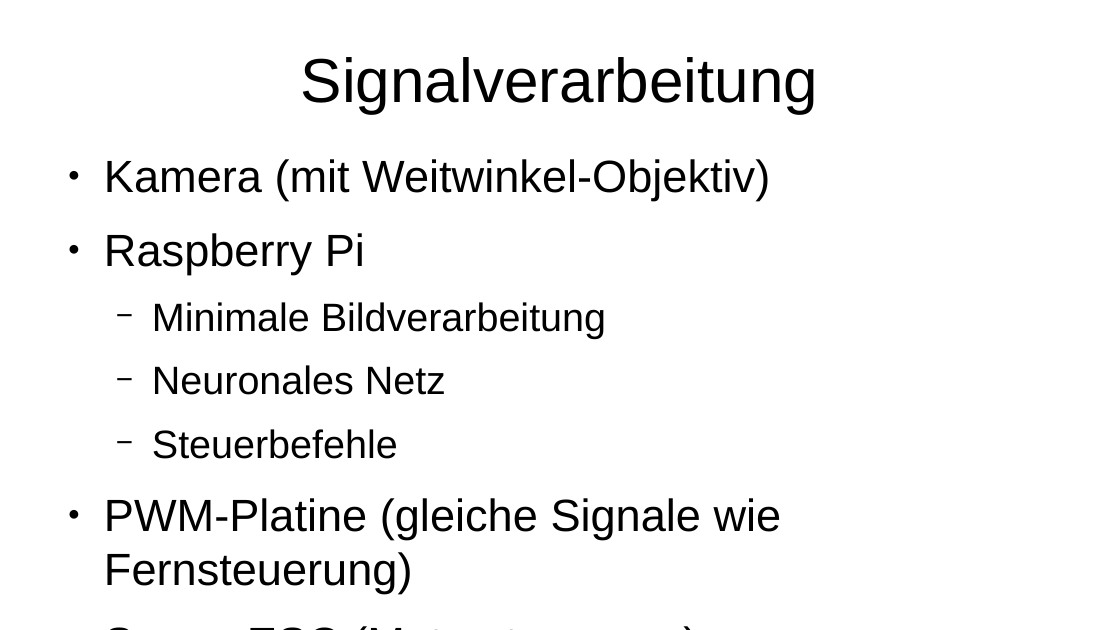
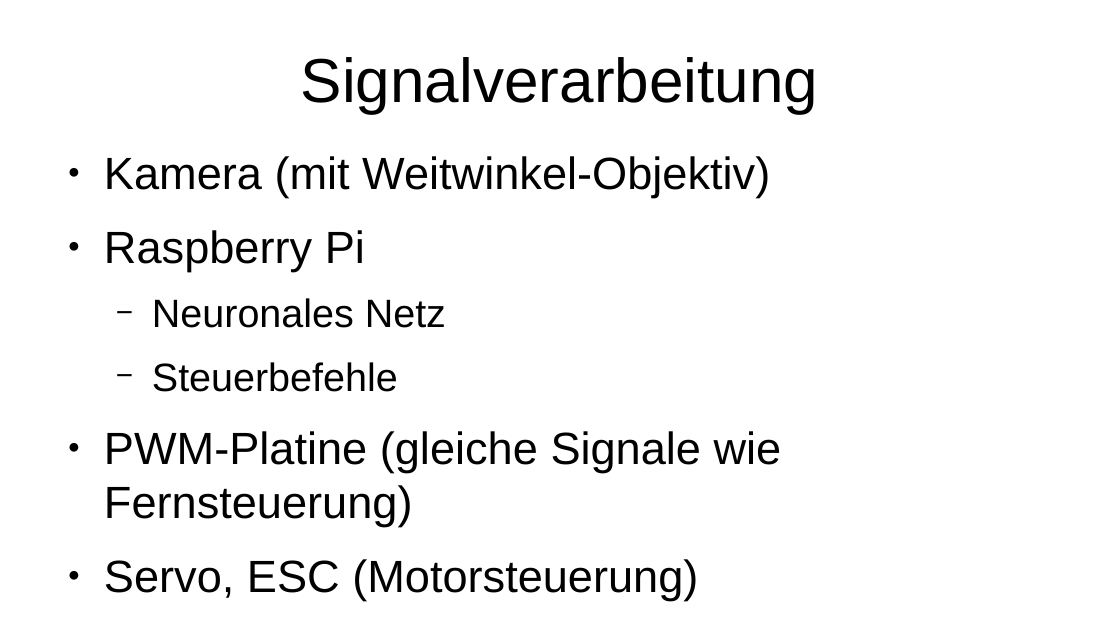
Before and after one commit to eike-welk/donkeycar-talk, a slide deck: slide 4 of talk-1/Donkeycar-Einführung.odp (slide 3 before the commit). Drawn at 1120x630 pixels with LibreOffice and Linux fonts; fonts in the diff are those of the drawing. Boxes give left, top, right and bottom in pixels: in the first picture for what was removed or moved away, otherwise in the second. Text is boxed around its words. In the diff, an @@ line names an element or a change of style, - is before the commit and + after.

```diff
--- a/talk-1/Donkeycar-Einführung.odp
+++ b/talk-1/Donkeycar-Einführung.odp
@@ text at [152, 302, 606, 339]: paragraph removed @@
-  − Minimale Bildverarbeitung
```
Also in this commit, not shown: 1 other slide changed, 18 slides added, 1 slide removed, 1 other file.
